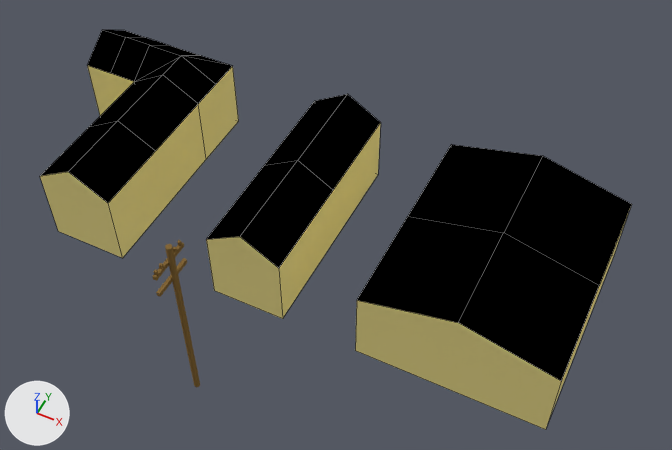
What one commit did to the Blender file Art/houses.blend.
One viewpoint serves both versions: a 50 mm lens placed at (4.0, -6.28, 7.75), pointed at (1.34, -0.95, 1.09). Arrows for +X, +Y and +Z are at lower left; the lights stay in place. Mesh edges are drawn as thin lines on the coarser meshes.

The older version as bpy lines, for what is in view:
```python
me_cube = bpy.data.meshes.new('Cube')
me_cube.from_pydata(...)  # 13 vertices, 9 faces; spans x -1.0..1.0, y -1.0..1.0, z -1.0..1.62
# faces by material slot: [4, 5]
me_cube.materials.append(mat_material)  # black #000000
me_cube.materials.append(mat_material_001)  # yellow #f1e291
me_cube_001 = bpy.data.meshes.new('Cube.001')
me_cube_001.from_pydata(...)  # 29 vertices, 25 faces; spans x -2.54..1.0, y -2.79..2.9, z -1.0..1.6
# faces by material slot: [17, 8]
me_cube_001.materials.append(mat_material)  # black #000000
me_cube_001.materials.append(mat_material_001)  # yellow #f1e291
me_cube_002 = bpy.data.meshes.new('Cube.002')
me_cube_002.from_pydata(...)  # 13 vertices, 9 faces; spans x -2.38..2.38, y -1.0..1.0, z -1.0..1.62
# faces by material slot: [5, 4]
me_cube_002.materials.append(mat_material)  # black #000000
me_cube_002.materials.append(mat_material_001)  # yellow #f1e291
ob_cube = bpy.data.objects.new('Cube', me_cube)
ob_cube.location = (0.72, -0.561, 0.71)
ob_cube.scale = (0.392, 1.11, 0.392)
ob_cube_001 = bpy.data.objects.new('Cube.001', me_cube_001)
ob_cube_001.location = (-1.172, -0.561, 0.71)
ob_cube_001.scale = (0.415, 0.415, 0.415)
ob_cube_002 = bpy.data.objects.new('Cube.002', me_cube_002)
ob_cube_002.location = (2.855, -0.561, 0.71)
ob_cube_002.scale = (0.397, 1.13, 0.397)
# also in view: 'Cylinder' at (0.71, -2.63, 1.21)
```
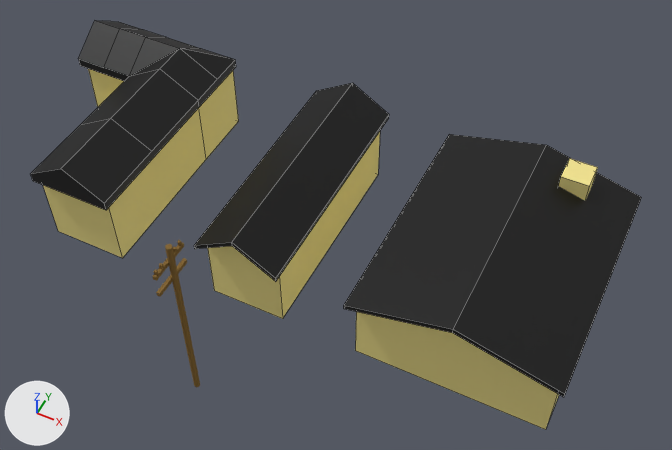
Boxes [x1, y1, x2, y2] around the edits, measured in the pictures (672 x 450 px):
'Plane', added (black)
    after: [344, 134, 641, 397]
'Cube.004', added (black)
    after: [31, 21, 236, 210]
'Plane.001', added (black)
    after: [194, 83, 389, 281]
'Cube.005', added (yellow)
    after: [559, 158, 598, 200]
'Cube.002', unchanged, covered by the edit
    before: [355, 144, 631, 430]
    after: [355, 312, 559, 430]
'Cube', unchanged, covered by the edit
    before: [206, 94, 381, 319]
    after: [207, 132, 380, 319]

The change, as a diff of the scene's bpy script:
```diff
--- a/Art/houses.blend.py
+++ b/Art/houses.blend.py
@@ me_cube_005 @@
+me_cube_005.from_pydata(...)  # a box spanning x -1.0..1.0, y -1.0..1.0, z -1.0..1.0
+me_cube_005.materials.append(mat_material_001)  # yellow #f1e291
@@ me_cube_003 @@
+me_cube_003.from_pydata(...)  # 29 vertices, 25 faces; spans x -2.54..1.0, y -2.78..2.75, z 0.78..1.6
+me_cube_003.materials.append(mat_material_004)  # picture img_fencing_png
@@ me_plane_001 @@
+me_plane_001.from_pydata(...)  # 12 vertices, 10 faces; spans x -1.0..1.02, y -1.24..1.24, z -0.27..0.05
+me_plane_001.materials.append(mat_material_004)  # picture img_fencing_png
@@ ob_cube_005 @@
+ob_cube_005 = bpy.data.objects.new('Cube.005', me_cube_005)
+ob_cube_005.location = (3.258, 0.387, 1.328)
+ob_cube_005.scale = (0.14, 0.14, 0.14)
@@ ob_cube_004 @@
+ob_cube_004 = bpy.data.objects.new('Cube.004', me_cube_003)
+ob_cube_004.location = (-1.172, -0.561, 0.767)
+ob_cube_004.scale = (0.445, 0.445, 0.445)
@@ ob_plane_001 @@
+ob_plane_001 = bpy.data.objects.new('Plane.001', me_plane_001)
+ob_plane_001.location = (0.719, -0.573, 1.362)
+ob_plane_001.scale = (0.431, 1.0, 1.0)
@@ ob_plane @@
+ob_plane = bpy.data.objects.new('Plane', me_plane_001.copy())
+ob_plane.location = (2.845, -0.573, 1.362)
```
